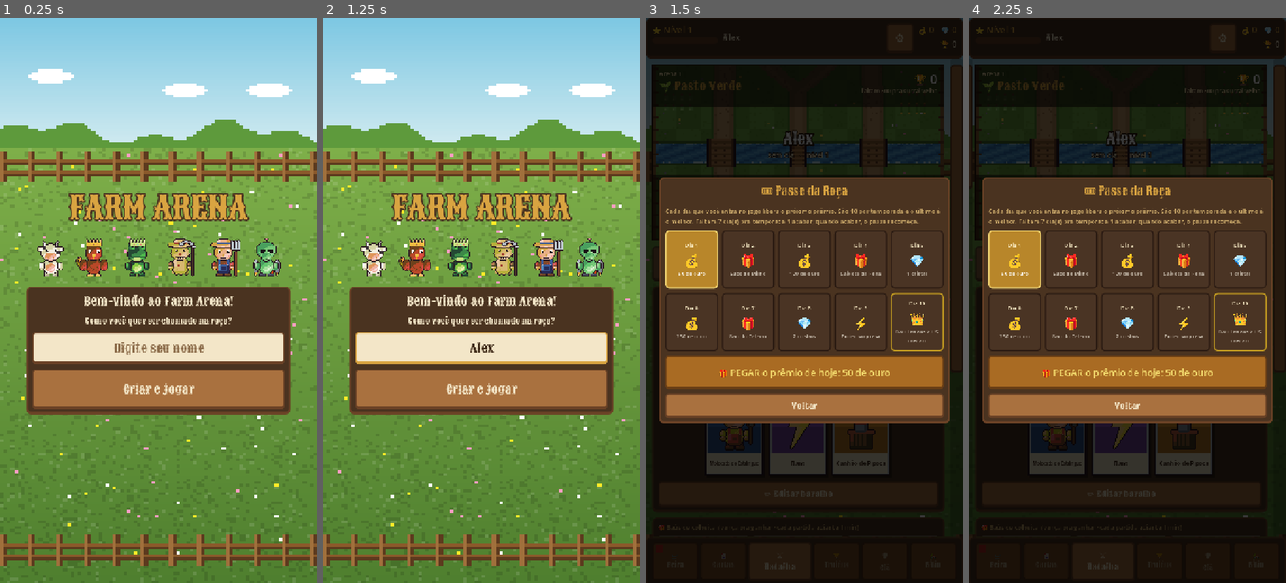
Above: before the commit, frames 1-4 (left to right).
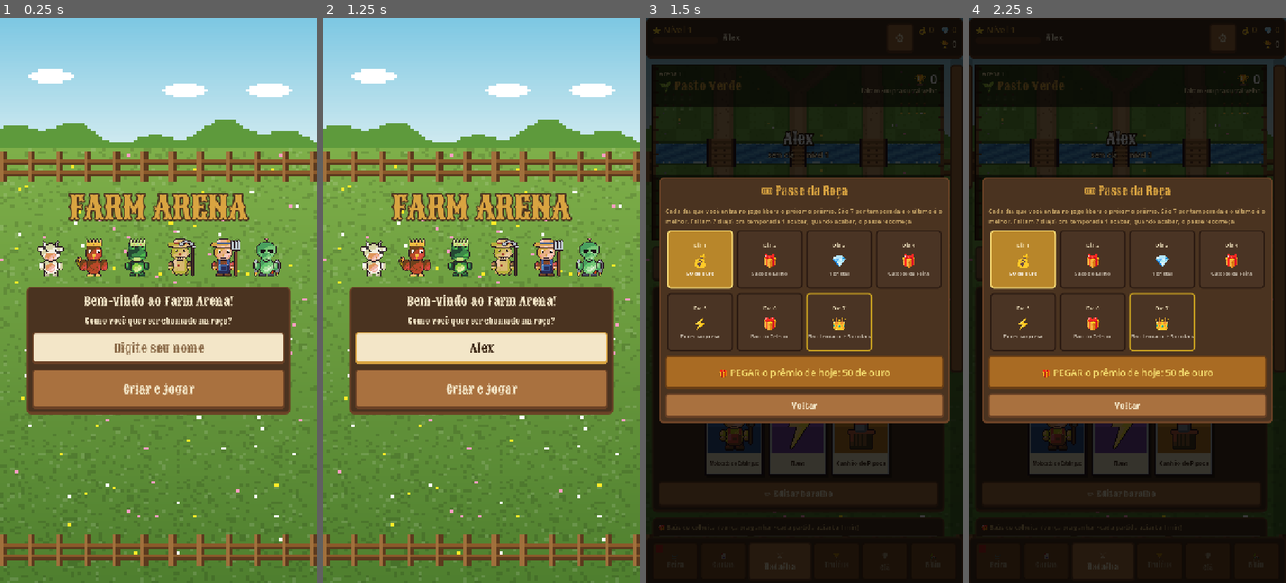
Above: after the commit, the same moments.

Repository: Generadevde/farmarena
Game: Godot game, scene res://Scenes/profile_setup.tscn
Two runs of this game, one before a commit and one after it. Both use one fixed random seed, a clock stepped at 60 frames per second and the inputs below. The engine's default icon, where the game draws it, is replaced by a stand-in: a white triangle on a blue panel in a dark square.
Inputs (mouse positions are in pixels of both pictures, inside the frame that each line leads up to):
- Up to frame 1 (0.25 s): no input
- Up to frame 2 (1.25 s): click (481, 345) at 0.52 s; type "Alex" at 0.6 s
- Up to frame 3 (1.5 s): click "Criar e jogar" at 1.25 s
- Up to frame 4 (2.25 s): click "🎟 Passe 0 de 10 · PEGAR!" (after the commit: "🎟 Passe 0 de 7 · PEGAR!") at 2 s

Frames 1-2 are identical in both runs. In frame 3, 4.0% of the frame differs, in the area x 6-94%, y 33-59%; in frame 4, 4.0%.

Commit message:
Passe da Roça com 7 degraus (a temporada dura 7 dias)
Co-Authored-By: Claude Fable 5.2 <noreply@anthropic.com>
Claude-Session: https://claude.ai/code/session_01F2c9wwKpd4XWAaAeM55Dzi

Diff:
--- a/Scripts/hub.gd
+++ b/Scripts/hub.gd
@@ -722,11 +722,11 @@
 	v.add_child(_wrap("Cada dia que você entra no jogo libera o próximo prêmio. São %d por temporada e o último é o melhor …(213 unchanged characters)…
 	var done = Progresso.pass_step()
 	var ready = Progresso.pass_ready()
-	var g = _grid(v, 5)
+	var g = _grid(v, 4)
 	for i in Progresso.PASS_STEPS.size():
 		var step: Dictionary = Progresso.PASS_STEPS[i]
 		var p = PanelContainer.new()
-		p.custom_minimum_size = Vector2(120, 132)
+		p.custom_minimum_size = Vector2(150, 132)
 		var sb = StyleBoxFlat.new()
 		sb.set_corner_radius_all(8)
 		sb.set_border_width_all(3)
--- a/Scripts/progresso.gd
+++ b/Scripts/progresso.gd
@@ -1123,18 +1123,16 @@
 
 
 # ================================================================ PASSE DA ROÇA (prêmio por entrar todo dia)
-## Cada dia que você abre o jogo libera o PRÓXIMO degrau do passe. São 10
-## degraus por temporada e o último é o melhor. Trocou a temporada, recomeça.
+## Cada dia que você abre o jogo libera o PRÓXIMO degrau do passe. São 7
+## degraus por temporada (a temporada dura 7 dias, então dá um por dia) e o
+## último é o melhor. Trocou a temporada, recomeça.
 const PASS_STEPS = [
 	{"icone": "💰", "nome": "50 de ouro", "ouro": 50},
 	{"icone": "🎁", "nome": "Saco de Milho", "bau": 0},
-	{"icone": "💰", "nome": "120 de ouro", "ouro": 120},
+	{"icone": "💎", "nome": "1 cristal", "cristais": 1},
 	{"icone": "🎁", "nome": "Caixote da Feira", "bau": 1},
-	{"icone": "💎", "nome": "1 cristal", "cristais": 1},
-	{"icone": "💰", "nome": "250 de ouro", "ouro": 250},
+	{"icone": "⚡", "nome": "Poder surpresa", "poder": true},
 	{"icone": "🎁", "nome": "Baú do Celeiro", "bau": 2},
-	{"icone": "💎", "nome": "2 cristais", "cristais": 2},
-	{"icone": "⚡", "nome": "Poder surpresa", "poder": true},
 	{"icone": "👑", "nome": "Baú Lendário + 5 cristais", "bau": 3, "cristais": 5},
 ]
 
